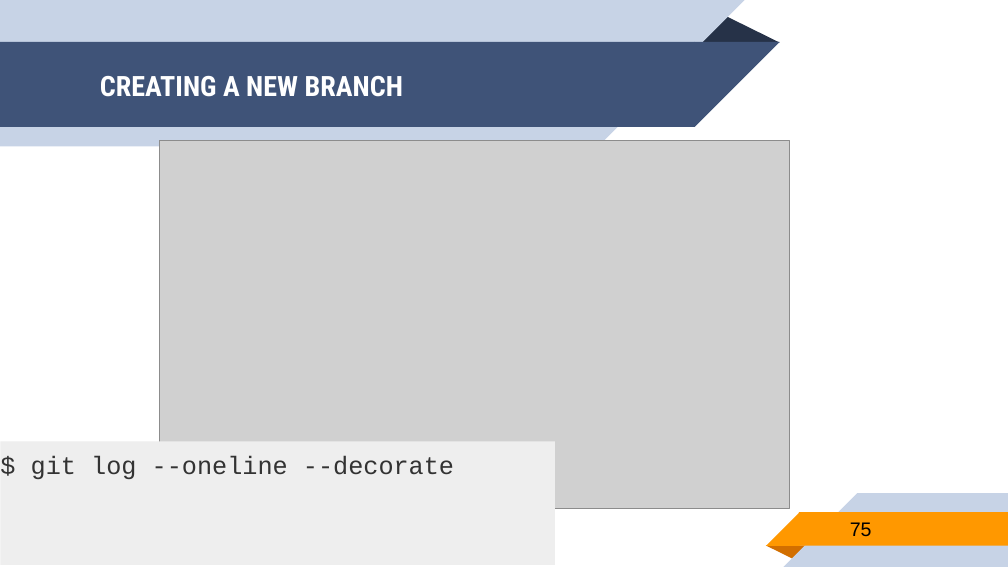
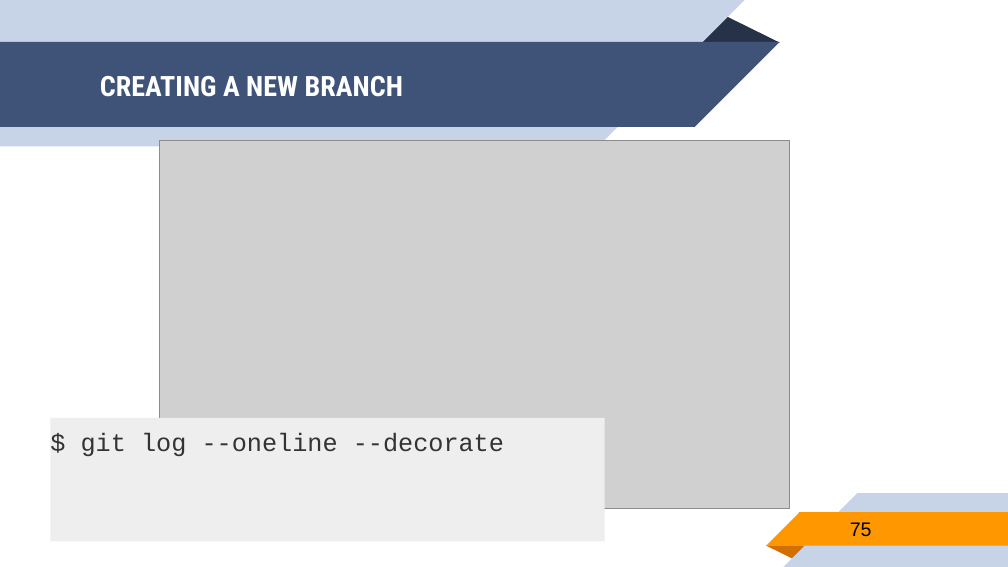
Before and after one commit to nguyentrongtiencntt/GIT, a slide deck: slide 75 of GIT.pptx. Drawn at 1008x567 pixels with LibreOffice and Linux fonts; fonts in the diff are those of the drawing; grey boxes stand for pictures. Boxes give left, top, right and bottom in pixels: in the first picture for what was removed or moved away, otherwise in the second. Text is boxed around its words. In the diff, an @@ line names an element or a change of style, - is before the commit and + after.

```diff
--- a/GIT.pptx
+++ b/GIT.pptx
@@ rectangle "$ git log --oneline --decorate": place and size @@
-rectangle "$ git log --oneline --decorate" at bbox=[1, 442, 555, 564]
+rectangle "$ git log --oneline --decorate" at bbox=[50, 418, 605, 541]
```
Also in this commit, not shown: 3 other slides changed, 1 slide removed, 1 other file.
